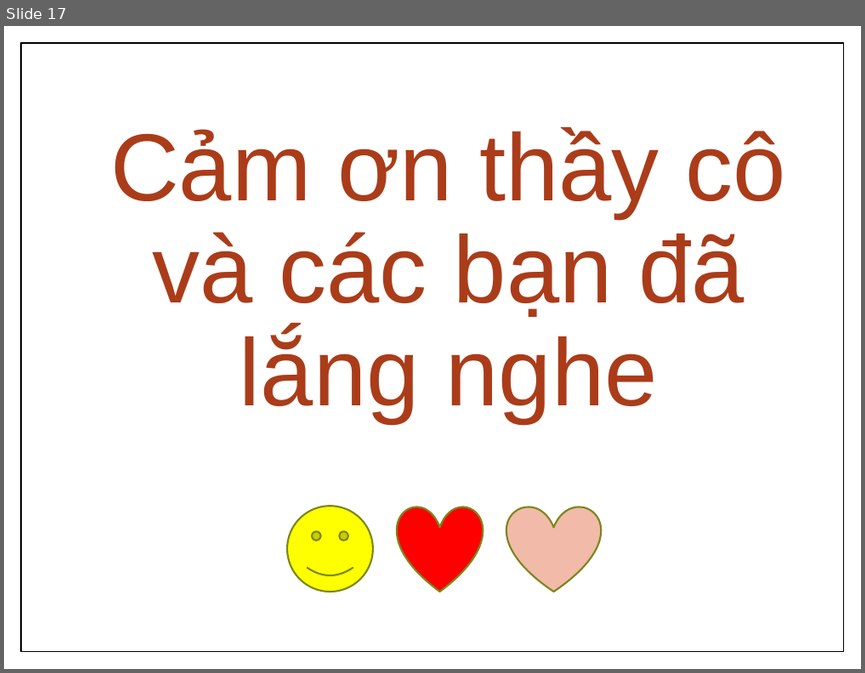
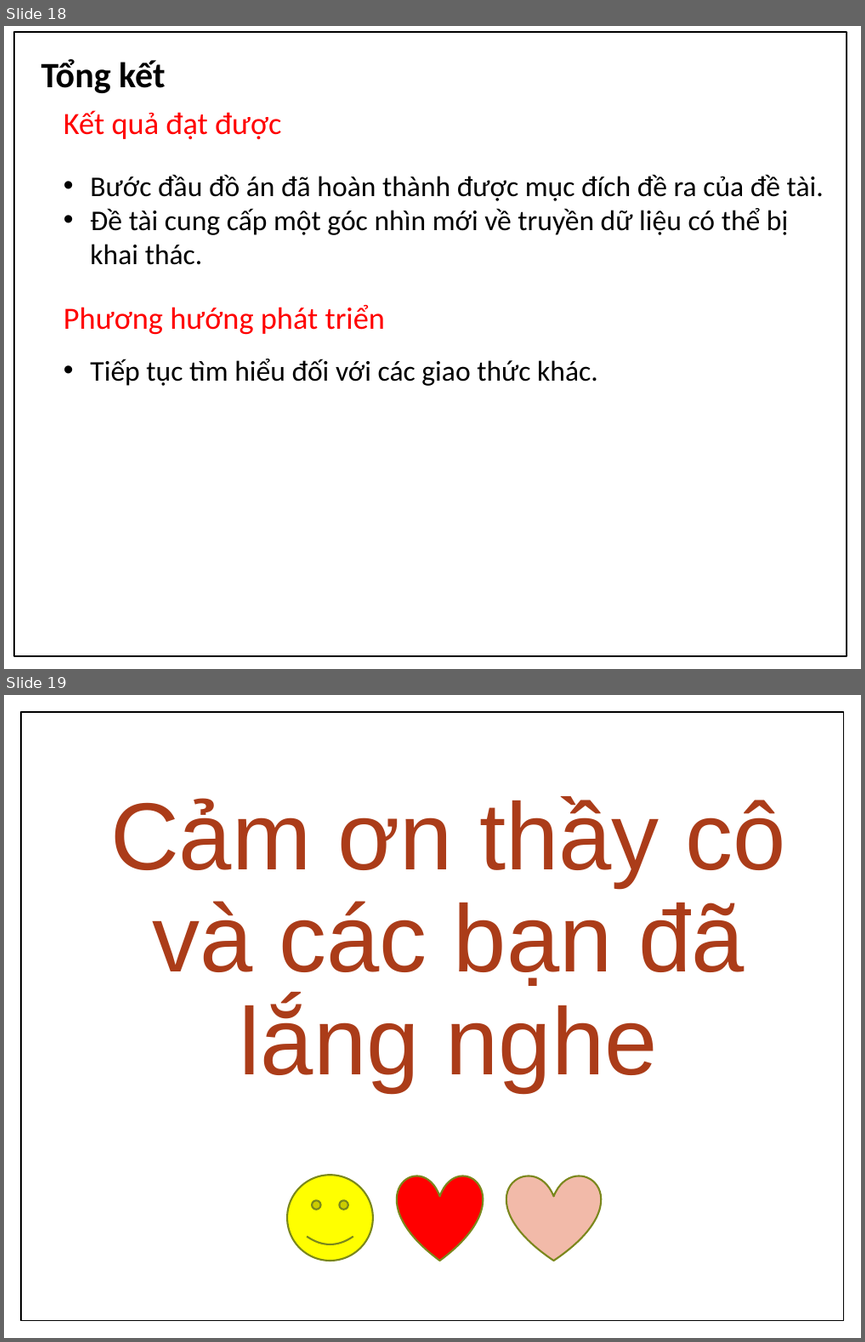
Before and after one commit to apkadmin/doan, a slide deck: Kỹ-thuật-khai-thác-giao-thức-Network-Time.pptx. Shown one above the other, each under a label of ours: slide 17 before the commit, slides 18 and 19 after it. The pictures are 865x673 and 865x1342 pixels, drawn with LibreOffice and Linux fonts; fonts in the diff are those of the drawing; background and template pictures are left out. Boxes give left, top, right and bottom in pixels: in the first picture for what was removed or moved away, otherwise in the second. Text is boxed around its words. In the diff, an @@ line names an element or a change of style, - is before the commit and + after.

```diff
--- a/Kỹ-thuật-khai-thác-giao-thức-Network-Time.pptx
+++ b/Kỹ-thuật-khai-thác-giao-thức-Network-Time.pptx
@@ slide 18 added at [4,26,861,669], background picture (left out) @@
@@ rectangle added at [14,32,846,656], outline #000000 1.5 pt @@
@@ text added at [41,59,165,93], 30 pt, text #000000, bold @@
+Tổng kết
@@ text added at [64,110,281,139], 26 pt, text #FF0000 @@
+Kết quả đạt được
@@ text added at [90,174,823,265], 24 pt, text #000000 @@
+• Bước đầu đồ án đã hoàn thành được mục đích đề ra của đề tài.
+• Đề tài cung cấp một góc nhìn mới về truyền dữ liệu có thể bị khai thác.
@@ text added at [64,305,385,335], 26 pt, text #FF0000 @@
+Phương hướng phát triển
@@ text added at [90,358,598,386], 24 pt, text #000000 @@
+• Tiếp tục tìm hiểu đối với các giao thức khác.
@@ what was slide 17 is now slide 19 @@
```
Also in this commit, not shown: 11 slides changed, 3 other slides added, 2 slides removed, 7 other files.
